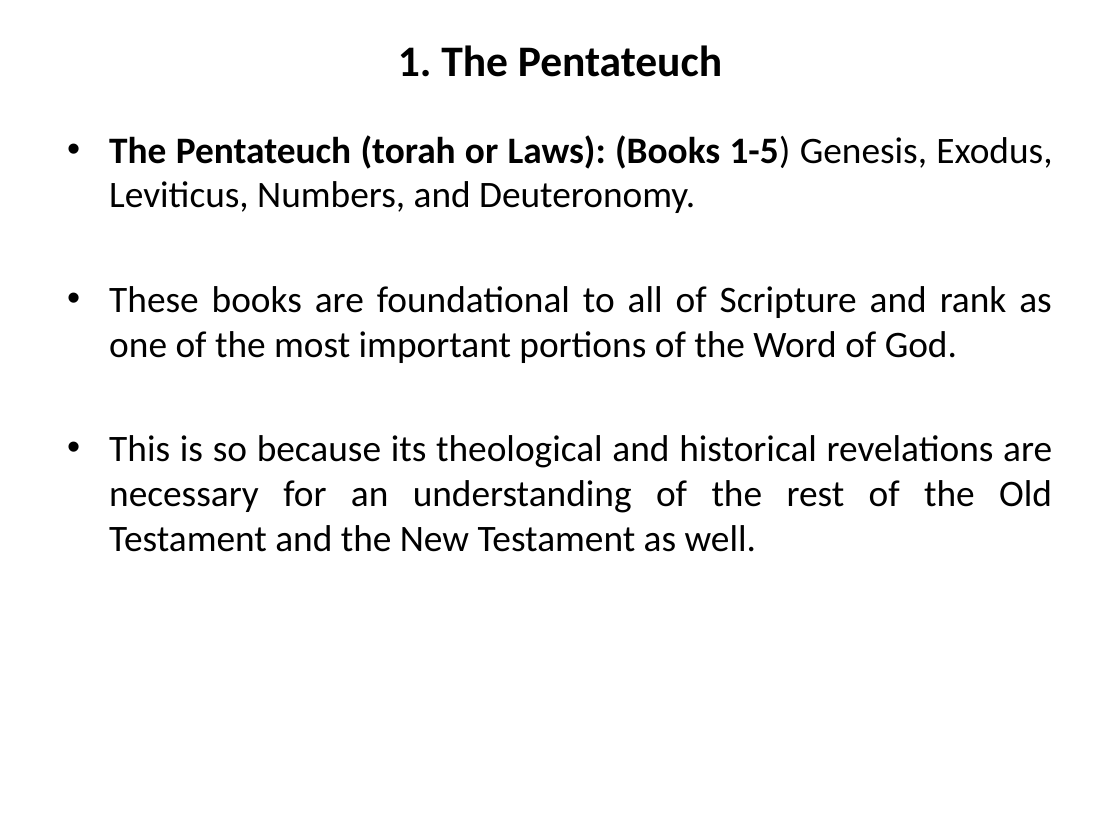
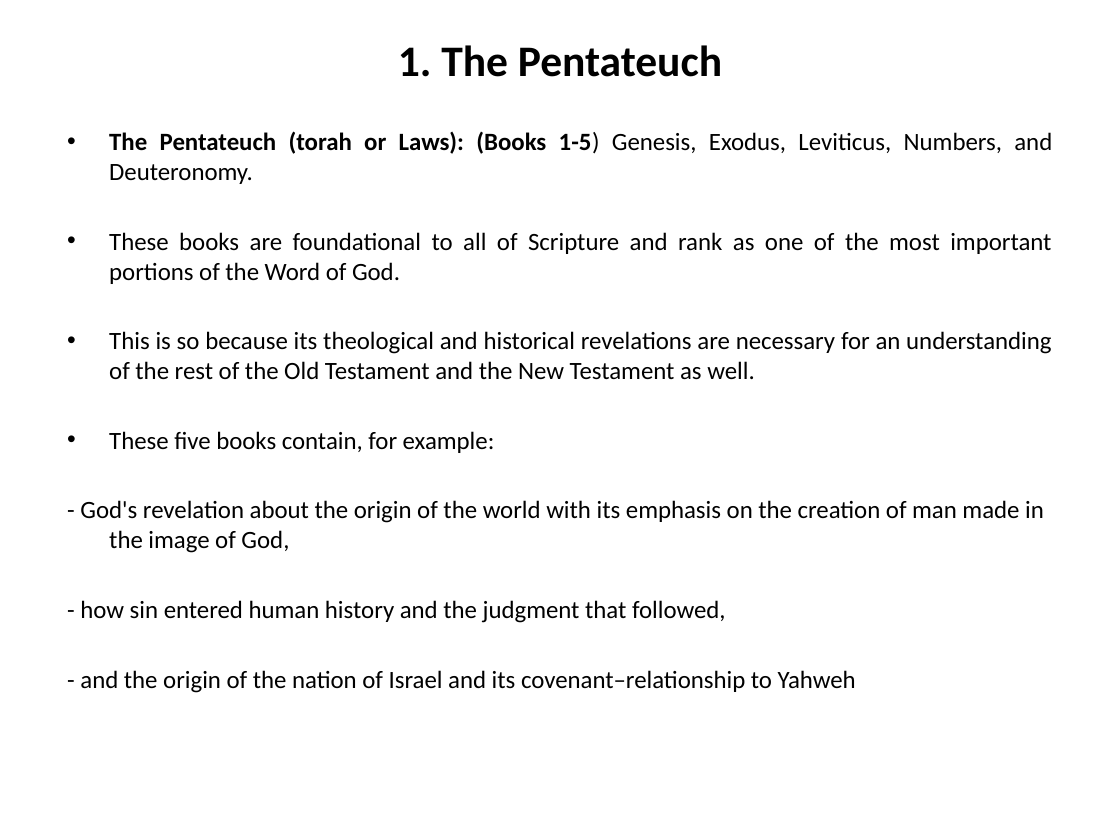
Before and after one commit to mutanganajoseph/Documents, a slide deck: slide 23 of auca/sem-1/intro-to-Bible-study/1 intro to Bible study Notes.pptx. Drawn at 1120x840 pixels with LibreOffice and Linux fonts; fonts in the diff are those of the drawing. Boxes give left, top, right and bottom in pixels: in the first picture for what was removed or moved away, otherwise in the second. Text is boxed around its words. In the diff, an @@ line names an element or a change of style, - is before the commit and + after.

```diff
--- a/auca/sem-1/intro-to-Bible-study/1 intro to Bible study Notes.pptx
+++ b/auca/sem-1/intro-to-Bible-study/1 intro to Bible study Notes.pptx
@@ text at box(109, 131, 1052, 380): size 24 to 16 pt in "The Pentateuch (torah or Laws): (Books 1-5) ...", "These books are foundational to all of ...", "This is so because its theological and ..."; less space between paragraphs @@
@@ text at box(80, 431, 1044, 693): paragraphs added @@
+• These five books contain, for example:
+- God's revelation about the origin of the world with its emphasis on the creation of man made in the image of God,
+- how sin entered human history and the judgment that followed,
+- and the origin of the nation of Israel and its covenant–relationship to Yahweh
```
Also in this commit, not shown: 39 other slides changed, 8 slides removed, 1 other file.
